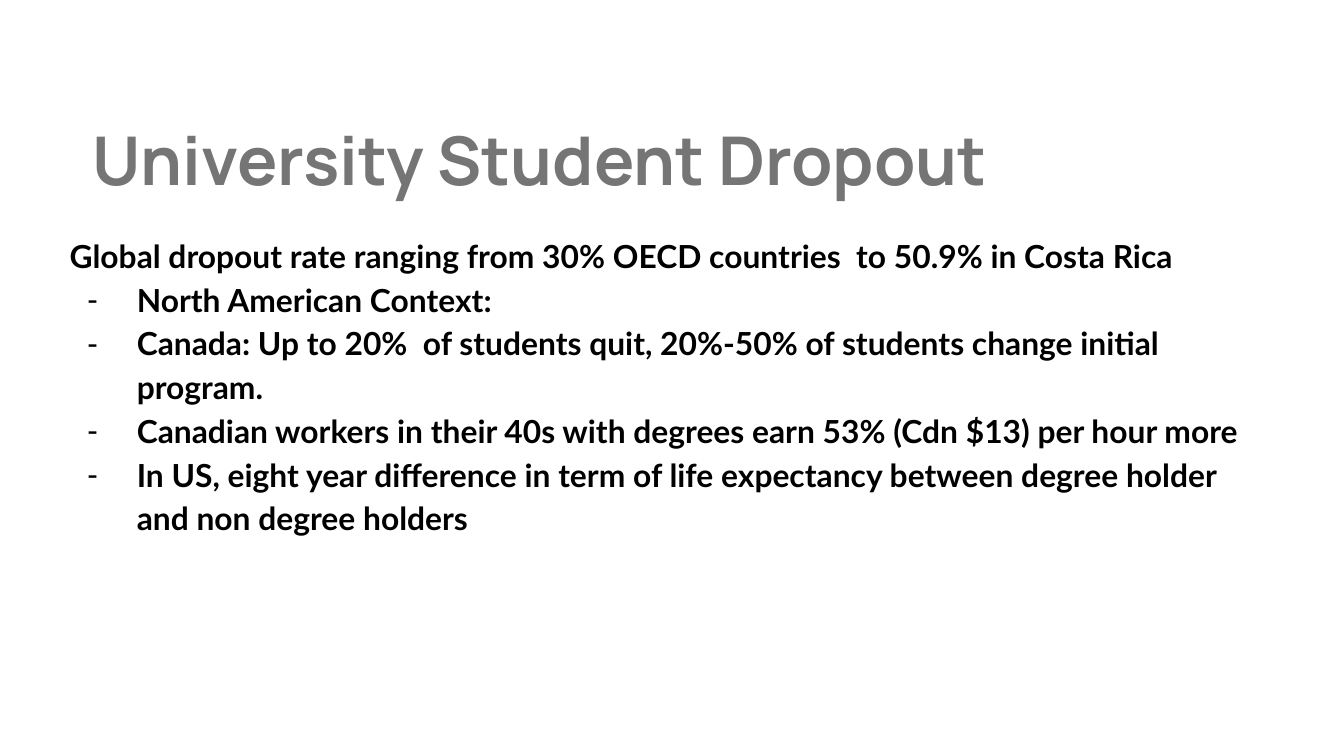
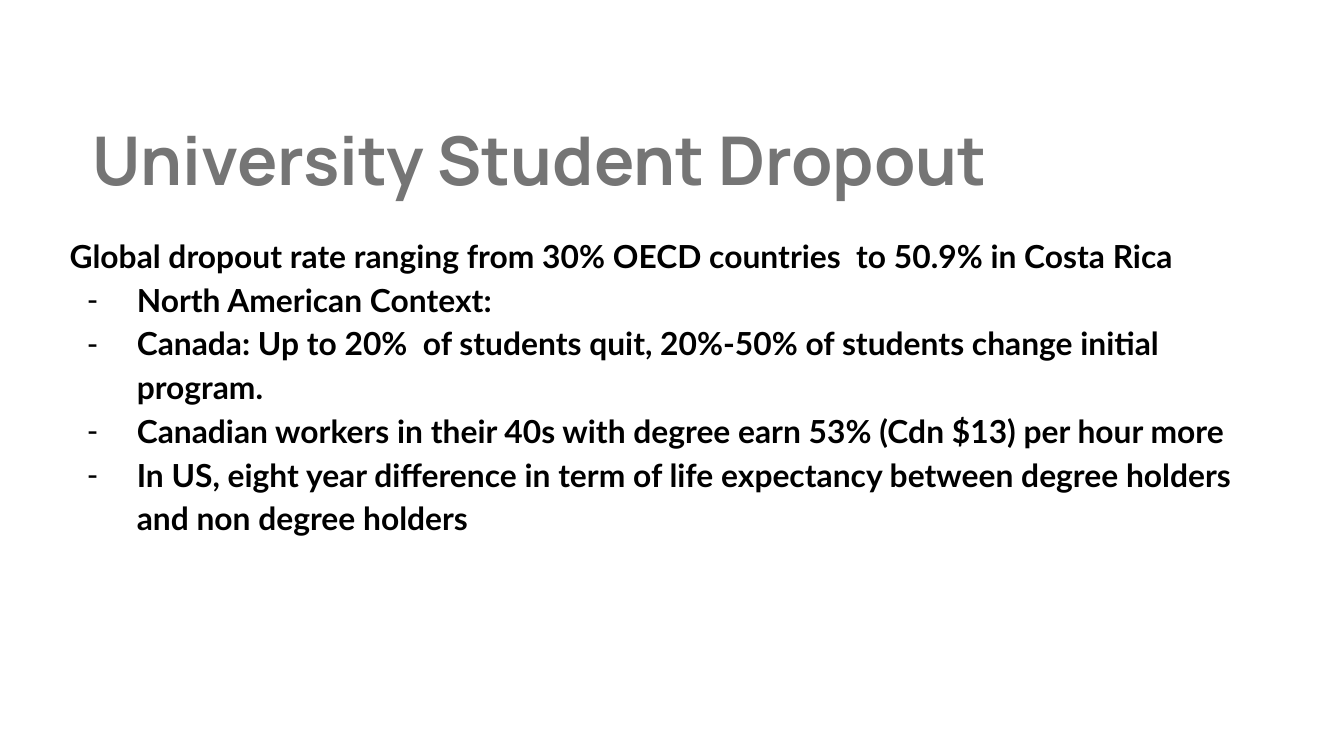
Before and after one commit to bryantoca/capstone_project, a slide deck: slide 2 of Pang_slide.pptx. Drawn at 1344x756 pixels with LibreOffice and Linux fonts; fonts in the diff are those of the drawing. Boxes give left, top, right and bottom in pixels: in the first picture for what was removed or moved away, otherwise in the second. Text is boxed around its words. In the diff, an @@ line names an element or a change of style, - is before the commit and + after.

```diff
--- a/Pang_slide.pptx
+++ b/Pang_slide.pptx
@@ title at <box>137,417,1231,536</box>: text changed @@
-– Canadian workers in their 40s with degrees earn 53% (Cdn $13) per hour more
-– In US, eight year difference in term of life expectancy between degree holder and non degree holders
+– Canadian workers in their 40s with degree earn 53% (Cdn $13) per hour more
+– In US, eight year difference in term of life expectancy between degree holders and non degree holders
```
Also in this commit, not shown: 5 other slides changed, 1 other file.
